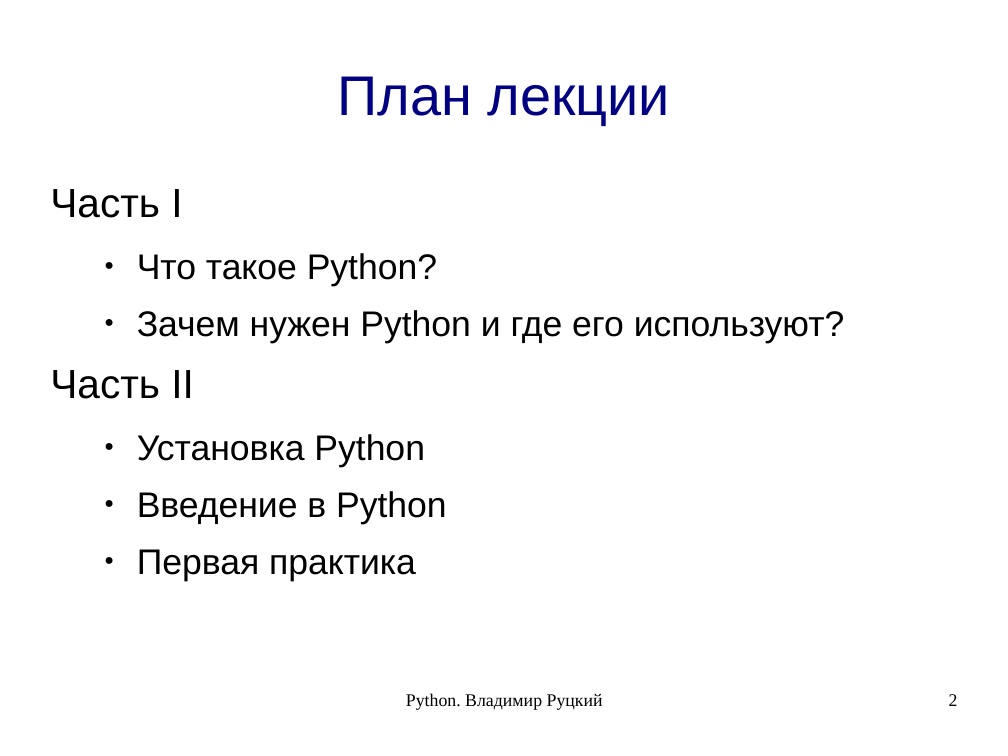
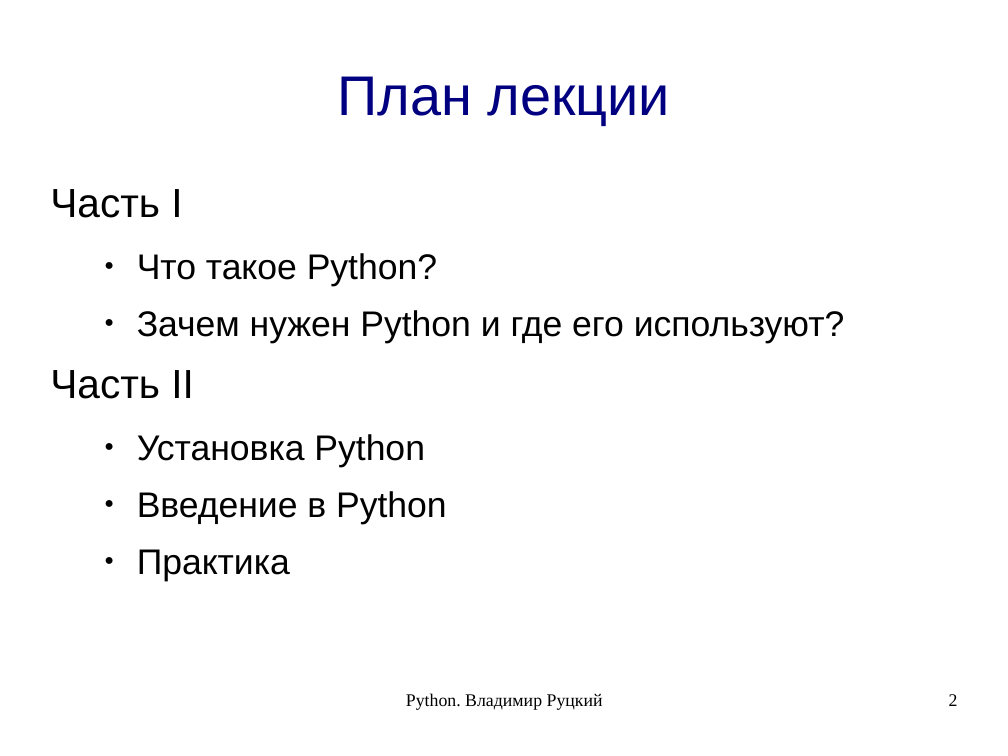
Before and after one commit to rutsky/python-course, a slide deck: slide 2 of 00_introduction.odp. Drawn at 1008x756 pixels with LibreOffice and Linux fonts; fonts in the diff are those of the drawing. Boxes give left, top, right and bottom in pixels: in the first picture for what was removed or moved away, otherwise in the second. Text is boxed around its words. In the diff, an @@ line names an element or a change of style, - is before the commit and + after.

```diff
--- a/00_introduction.odp
+++ b/00_introduction.odp
@@ text at (137,549,290,581): text changed @@
-  ● Первая практика
+  ● Практика
```
Also in this commit, not shown: 7 other slides changed, 10 slides added, 7 other files.
